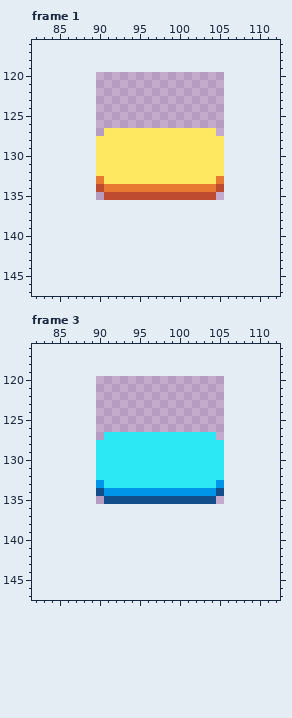
Edited in one commit: pixel-art file (assets/assets.aseprite). Above: the version before the commit.
16x16 pixels, 7 frames. Shown: frame 1: x 82..112, y 116..147; frame 3: x 82..112, y 116..147. The old version is drawn lined up with the new one, on the new canvas. The commit also changed other frames, which this record leaves out.
After the commit:
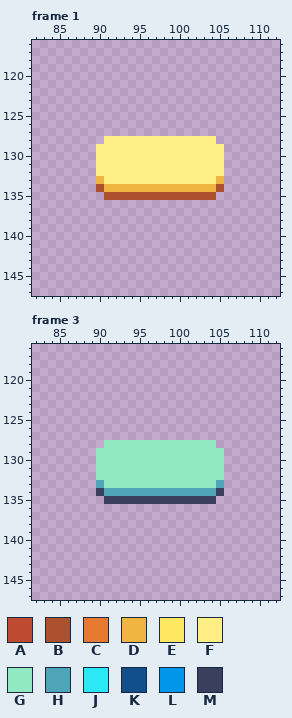
Palette (. is transparent): A #be4a2f  B #ab5130  C #e87931  D #f0b541  E #fee761  F #ffee83  G #92e8c0  H #4fa4b8  J #2ce8f5  K #124e89  L #0095e9  M #3a3f5e
The edit:
canvas 16x16 -> 196x256, the old top-left corner now at 90,120
Changed rows in their new state; - is an unchanged pixel.
Frame 1:
first column x 90:
127 -..............-
128 .FFFFFFFFFFFFFF.
129 FFFFFFFFFFFFFFFF
130 FFFFFFFFFFFFFFFF
131 FFFFFFFFFFFFFFFF
132 FFFFFFFFFFFFFFFF
133 DFFFFFFFFFFFFFFD
134 BDDDDDDDDDDDDDDB
135 -BBBBBBBBBBBBBB-
Frame 3:
first column x 90:
127 -..............-
128 .GGGGGGGGGGGGGG.
129 GGGGGGGGGGGGGGGG
130 GGGGGGGGGGGGGGGG
131 GGGGGGGGGGGGGGGG
132 GGGGGGGGGGGGGGGG
133 HGGGGGGGGGGGGGGH
134 MHHHHHHHHHHHHHHM
135 -MMMMMMMMMMMMMM-
Boxes around the changes in both pictures, in picture pixels (x1, y1, x2, y2):
changed: (96, 128, 224, 200)
changed: (96, 432, 224, 504)
